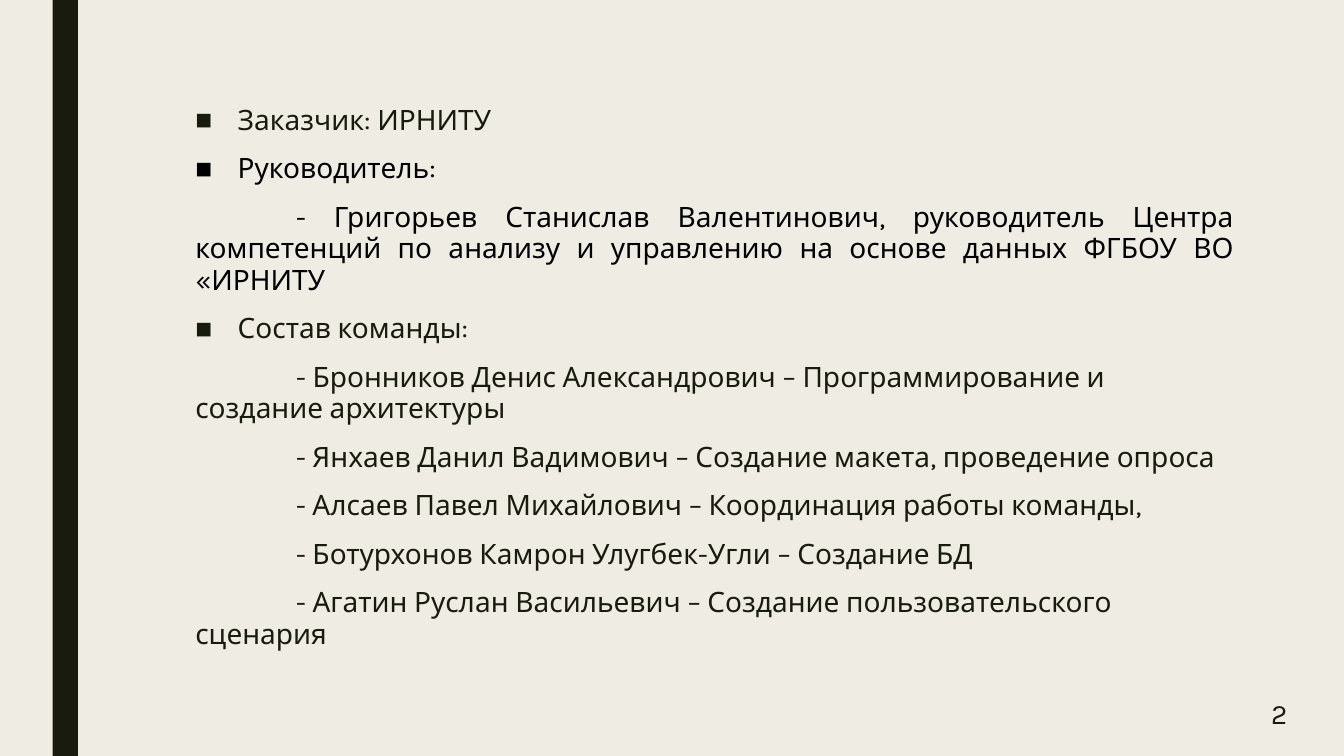
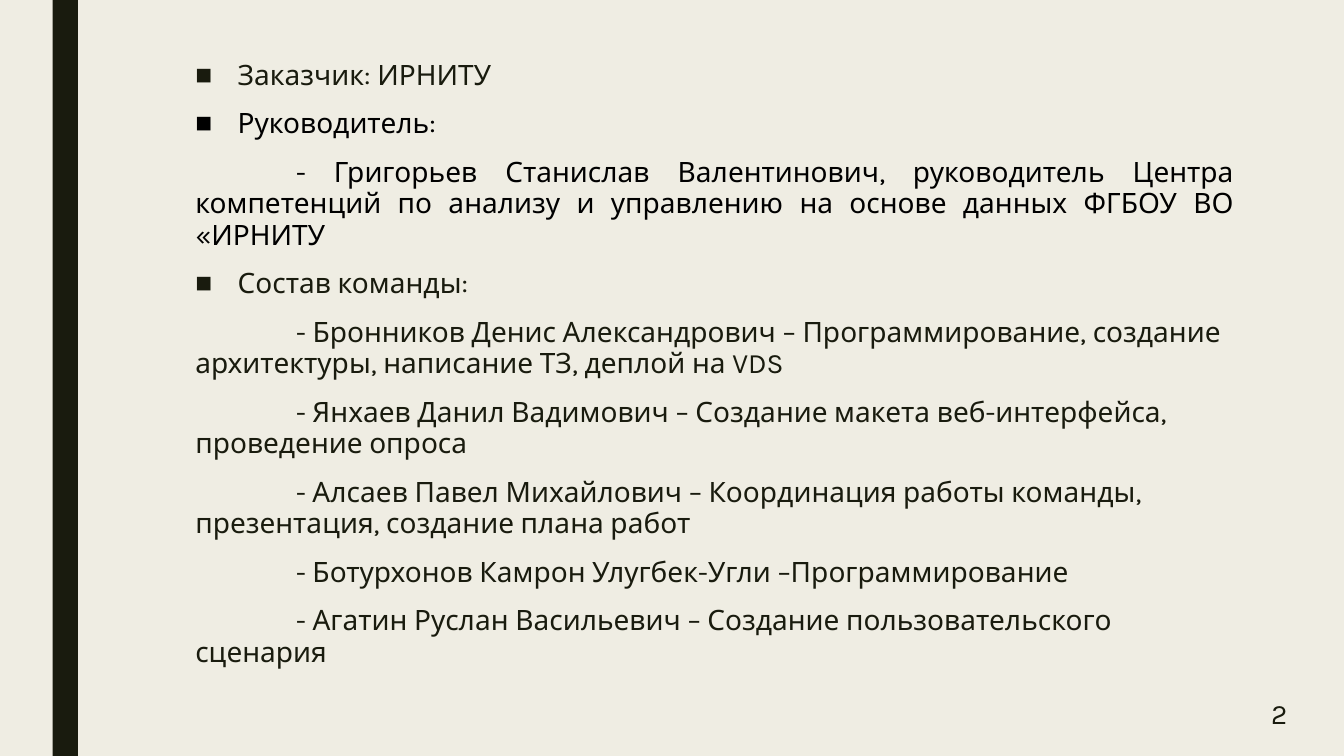
Before and after one commit to manInit/tg-info-abitur-bot, a slide deck: slide 2 of Чат-бот абитуриента.pptx. Drawn at 1344x756 pixels with LibreOffice and Linux fonts; fonts in the diff are those of the drawing. Boxes give left, top, right and bottom in pixels: in the first picture for what was removed or moved away, otherwise in the second. Text is boxed around its words. In the diff, an @@ line names an element or a change of style, - is before the commit and + after.

```diff
--- a/Чат-бот абитуриента.pptx
+++ b/Чат-бот абитуриента.pptx
@@ text "Заказчик: ИРНИТУ" moved from (x1=195, y1=109, x2=1234, y2=651) to (x1=195, y1=64, x2=1234, y2=669) @@
@@ text at (x1=195, y1=322, x2=1221, y2=589): text changed @@
-- Бронников Денис Александрович – Программирование и создание архитектуры
-- Янхаев Данил Вадимович – Создание макета, проведение опроса
-- Алсаев Павел Михайлович – Координация работы команды,
-- Ботурхонов Камрон Улугбек-Угли – Создание БД
+- Бронников Денис Александрович – Программирование, создание архитектуры, написание ТЗ, деплой на VDS
+- Янхаев Данил Вадимович – Создание макета веб-интерфейса, проведение опроса
+- Алсаев Павел Михайлович – Координация работы команды, презентация, создание плана работ
+- Ботурхонов Камрон Улугбек-Угли –Программирование
```
Also in this commit, not shown: 9 other slides changed, 4 slides added, 4 other files.
